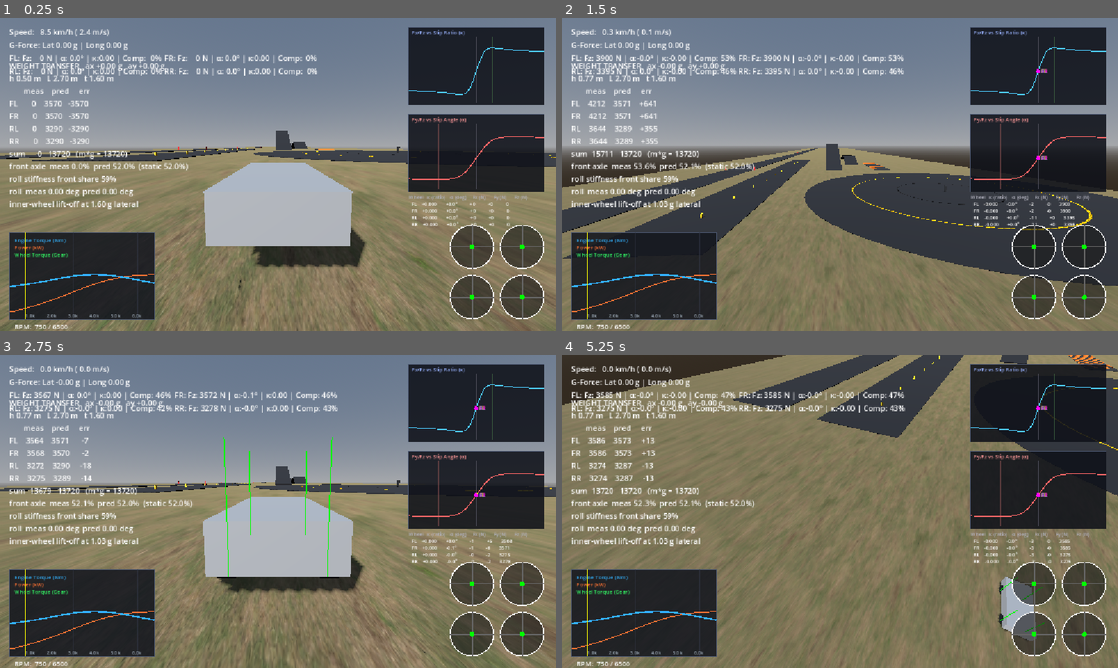
Above: before the commit, frames 1-4 (two rows, left to right).
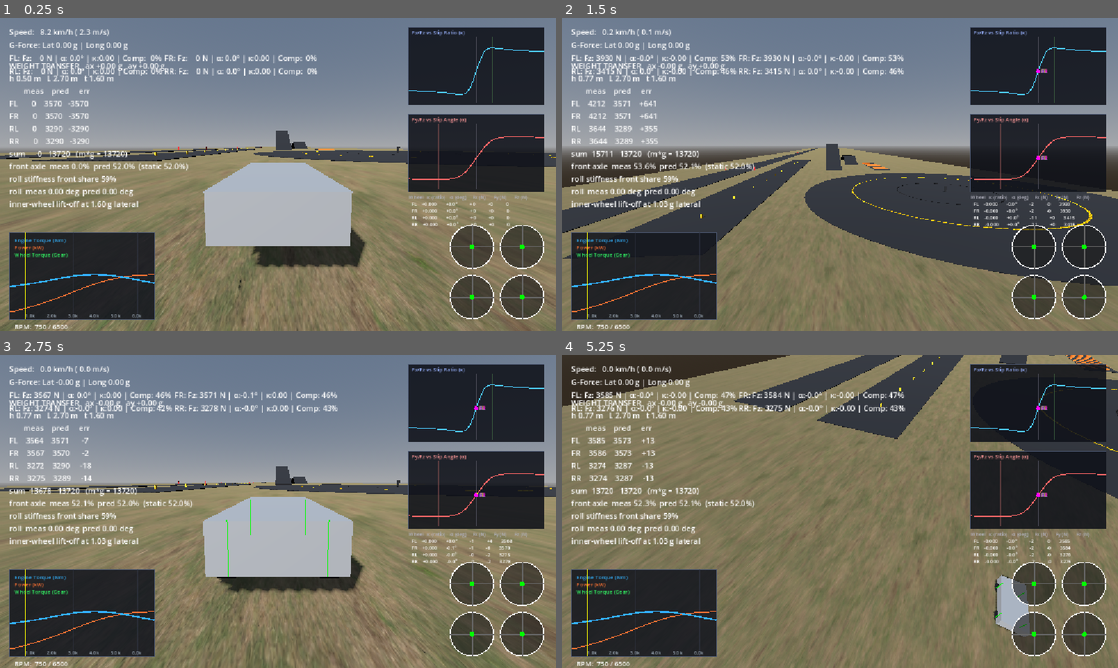
Above: after the commit, the same moments.

Repository: RealAbdurRehman/grounded
Game: Godot game, scene res://scenes/world/world.tscn
Same seed, same stepped clock (60 frames per second), same inputs: the game is played once before the commit and once after it.
Inputs (mouse positions are in pixels of both pictures, inside the frame that each line leads up to):
- Up to frame 1 (0.25 s): no input
- Up to frame 2 (1.5 s): tap Enter at 0.5 s; move the mouse to (867, 174) at 0.52 s; hold E (gear_up) 0.53-1.25 s; hold V (camera_mode) 0.53-1.25 s; click (867, 174) at 0.67 s; tap Shift at 0.8 s; drag from (728, 190) to (812, 237) at 1.27 s
- Up to frame 3 (2.75 s): move the mouse to (333, 442) at 2.02 s; hold D (steer_right) from 2.03 s (still down); hold V (camera_mode) from 2.03 s (still down); click (333, 442) at 2.17 s; tap Shift at 2.3 s
- Up to frame 4 (5.25 s): move the mouse to (834, 517) at 2.77 s; release D (steer_right) at 2.78 s; release V (camera_mode) at 2.78 s; hold E (gear_up) 2.78-3.53 s; tap W (throttle) at 2.85 s; click (834, 517) at 2.92 s; tap V (camera_mode) at 3.05 s; move the mouse to (1006, 558) at 3.52 s; hold A (steer_left) 3.53-4.25 s; hold L (toggle_logging) 3.53-4.25 s; click (1006, 558) at 3.67 s; tap Shift at 3.8 s; drag from (673, 464) to (756, 433) at 4.27 s; move the mouse to (867, 511) at 5.02 s; hold S (brake) from 5.03 s (still down); hold Shift from 5.03 s (still down); click (867, 511) at 5.17 s

The runs differ from the first frame. In frame 1, less than 0.1% of the frame differs, in the area x 8-17%, y 3-6%; in frame 2, 0.5%; in frame 3, 0.2%; in frame 4, 1.6%, in the area x 0-100%, y 0-100%.

Commit message:
Fix camera and debug lines jitter

Diff:
--- a/project.godot
+++ b/project.godot
@@ -90,7 +90,6 @@
 
 common/physics_ticks_per_second=120
 3d/physics_engine="Jolt Physics"
-common/physics_interpolation=true
 
 [rendering]
 
--- a/scripts/camera/camera.gd
+++ b/scripts/camera/camera.gd
@@ -1,6 +1,9 @@
 extends Camera3D
 
-enum CameraMode { FLY, FOLLOW }
+enum CameraMode {
+	FLY,
+	FOLLOW,
+}
 var current_mode: CameraMode = CameraMode.FOLLOW
 
 @export_group("Fly Mode")
@@ -21,12 +24,16 @@
 var _follow_yaw: float = 0.0
 var _follow_pitch: float = 0.0
 
+
 func _ready() -> void:
 	_yaw = rotation.y
 	_pitch = rotation.x
 
-	if current_mode == CameraMode.FOLLOW: Input.mouse_mode = Input.MOUSE_MODE_CAPTURED
-	else: Input.mouse_mode = Input.MOUSE_MODE_VISIBLE
+	if current_mode == CameraMode.FOLLOW:
+		Input.mouse_mode = Input.MOUSE_MODE_CAPTURED
+	else:
+		Input.mouse_mode = Input.MOUSE_MODE_VISIBLE
+
 
 func _unhandled_input(event: InputEvent) -> void:
 	if event.is_action_pressed("camera_mode"):
@@ -36,23 +43,29 @@
 			Input.mouse_mode = Input.MOUSE_MODE_CAPTURED
 			_follow_yaw = 0.0
 			_follow_pitch = 0.0
-		else: Input.mouse_mode = Input.MOUSE_MODE_VISIBLE
+		else:
+			Input.mouse_mode = Input.MOUSE_MODE_VISIBLE
 
 	if current_mode == CameraMode.FLY:
 		if event is InputEventMouseButton:
 			if event.button_index == MOUSE_BUTTON_RIGHT:
-				if event.pressed: Input.mouse_mode = Input.MOUSE_MODE_CAPTURED
-				else: Input.mouse_mode = Input.MOUSE_MODE_VISIBLE
+				if event.pressed:
+					Input.mouse_mode = Input.MOUSE_MODE_CAPTURED
+				else:
+					Input.mouse_mode = Input.MOUSE_MODE_VISIBLE
 
 		if event is InputEventMouseMotion and Input.mouse_mode == Input.MOUSE_MODE_CAPTURED:
 			_yaw -= event.relative.x * mouse_sensitivity
 
 			_pitch -= event.relative.y * mouse_sensitivity
-			_pitch = clamp(_pitch, -PI/2 + 0.01, PI/2 - 0.01)
+			_pitch = clamp(_pitch, -PI / 2 + 0.01, PI / 2 - 0.01)
 
 			rotation = Vector3(_pitch, _yaw, 0)
 	elif current_mode == CameraMode.FOLLOW:
-		if event is InputEventMouseButton and event.pressed and event.button_index == MOUSE_BUTTON_LEFT:
+		if (
+			event is InputEventMouseButton and event.pressed
+			and event.button_index == MOUSE_BUTTON_LEFT
+		):
 			Input.mouse_mode = Input.MOUSE_MODE_CAPTURED
 
 		if event is InputEventMouseMotion and Input.mouse_mode == Input.MOUSE_MODE_CAPTURED:
@@ -64,26 +77,38 @@
 	if event.is_action_pressed("ui_cancel"):
 		Input.mouse_mode = Input.MOUSE_MODE_VISIBLE
 
+
 func _physics_process(delta: float) -> void:
-	if current_mode == CameraMode.FLY: _process_debug_fly(delta)
-	elif current_mode == CameraMode.FOLLOW and is_instance_valid(target_vehicle): _process_follow_car(delta)
+	if current_mode == CameraMode.FLY:
+		_process_debug_fly(delta)
+	elif current_mode == CameraMode.FOLLOW and is_instance_valid(target_vehicle):
+		_process_follow_car(delta)
+
 
 func _process_debug_fly(delta: float) -> void:
 	var direction := Vector3.ZERO
-	if Input.is_key_pressed(KEY_W): direction.z -= 1
-	if Input.is_key_pressed(KEY_S): direction.z += 1
-	if Input.is_key_pressed(KEY_A): direction.x -= 1
-	if Input.is_key_pressed(KEY_D): direction.x += 1
-	if Input.is_key_pressed(KEY_E): direction.y += 1
-	if Input.is_key_pressed(KEY_Q): direction.y -= 1
+	if Input.is_key_pressed(KEY_W):
+		direction.z -= 1
+	if Input.is_key_pressed(KEY_S):
+		direction.z += 1
+	if Input.is_key_pressed(KEY_A):
+		direction.x -= 1
+	if Input.is_key_pressed(KEY_D):
+		direction.x += 1
+	if Input.is_key_pressed(KEY_E):
+		direction.y += 1
+	if Input.is_key_pressed(KEY_Q):
+		direction.y -= 1
 
 	if direction != Vector3.ZERO:
 		direction = direction.normalized()
 
 		var current_speed := base_speed
-		if Input.is_key_pressed(KEY_SHIFT): current_speed *= fast_multiplier
+		if Input.is_key_pressed(KEY_SHIFT):
+			current_speed *= fast_multiplier
 
 		global_position += (global_transform.basis * direction) * current_speed * delta
+
 
 func _process_follow_car(delta: float) -> void:
 	var car_basis := target_vehicle.global_transform.basis
@@ -91,7 +116,11 @@
 	var orbit_basis := yaw_basis.rotated(yaw_basis.x, _follow_pitch)
 
 	var target_position: Vector3 = target_vehicle.global_position + (orbit_basis * follow_offset)
-	var look_target: Vector3 = target_vehicle.global_position + Vector3(0.0, follow_offset.y * 0.5, 0.0)
+	var look_target: Vector3 = target_vehicle.global_position + Vector3(
+		0.0,
+		follow_offset.y * 0.5,
+		0.0,
+	)
 
 	var target_transform := Transform3D().looking_at(look_target - target_position, Vector3.UP)
 	target_transform.origin = target_position
--- a/scripts/debug/draw.gd
+++ b/scripts/debug/draw.gd
@@ -4,63 +4,101 @@
 static var instance: DebugDraw3D
 
 var _lines: Array[Dictionary] = []
+var _lines_tick: int = -1
 
-var _immediate_mesh: ImmediateMesh
+var _mesh: ImmediateMesh
 var _mesh_instance: MeshInstance3D
-
-var _material: StandardMaterial3D
 
 
 func _enter_tree() -> void:
 	instance = self
 
 
+func _exit_tree() -> void:
+	if instance == self:
+		instance = null
+
+
 func _ready() -> void:
-	_immediate_mesh = ImmediateMesh.new()
+	_mesh = ImmediateMesh.new()
+	_mesh_instance = MeshInstance3D.new()
 
-	_mesh_instance = MeshInstance3D.new()
-	_mesh_instance.mesh = _immediate_mesh
-	_mesh_instance.cast_shadow = GeometryInstance3D.SHADOW_CASTING_SETTING_OFF
+	_mesh_instance.mesh = _mesh
+	_mesh_instance.top_level = true
 
-	_material = StandardMaterial3D.new()
-	_material.shading_mode = BaseMaterial3D.SHADING_MODE_UNSHADED
+	var material := StandardMaterial3D.new()
+	material.shading_mode = BaseMaterial3D.SHADING_MODE_UNSHADED
+	material.no_depth_test = true
+	material.vertex_color_use_as_albedo = true
 
-	_material.no_depth_test = true
-	_material.vertex_color_use_as_albedo = true
-
-	_mesh_instance.material_override = _material
-
+	_mesh_instance.material_override = material
 	add_child(_mesh_instance)
 
 
-static func draw_line(from: Vector3, to: Vector3, color: Color = Color.WHITE) -> void:
-	if instance == null:
-		return
-	instance._lines.append({ "from": from, "to": to, "color": color })
+static func draw_line(
+	from: Vector3,
+	to: Vector3,
+	color: Color = Color.WHITE,
+	anchor: Node3D = null,
+) -> void:
+	if instance != null:
+		instance._push(from, to, color, anchor)
 
 
-static func draw_ray(
-	from: Vector3,
-	dir: Vector3,
-	length: float,
+static func draw_vector(
+	origin: Vector3,
+	vector: Vector3,
 	color: Color = Color.WHITE,
+	anchor: Node3D = null,
 ) -> void:
-	if instance == null:
-		return
-	instance._lines.append({ "from": from, "to": from + dir.normalized() * length, "color": color })
+	if instance != null:
+		instance._push(origin, origin + vector, color, anchor)
+
+
+func _push(from: Vector3, to: Vector3, color: Color, anchor: Node3D) -> void:
+	var tick: int = Engine.get_physics_frames()
+	if tick != _lines_tick:
+		_lines.clear()
+		_lines_tick = tick
+
+	if anchor != null:
+		var inverse: Transform3D = anchor.global_transform.affine_inverse()
+		from = inverse * from
+		to = inverse * to
+
+	_lines.append({ "a": from, "b": to, "color": color, "anchor": anchor })
 
 
 func _process(_delta: float) -> void:
-	_immediate_mesh.clear_surfaces()
-	if _lines.is_empty():
+	_mesh.clear_surfaces()
+
+	var points := PackedVector3Array()
+	var colors := PackedColorArray()
+	for line in _lines:
+		var a: Vector3 = line["a"]
+		var b: Vector3 = line["b"]
+
+		var anchor: Node3D = line["anchor"]
+		if anchor != null:
+			if not is_instance_valid(anchor) or not anchor.is_inside_tree():
+				continue
+
+			var xf: Transform3D = anchor.get_global_transform_interpolated()
+			a = xf * a
+			b = xf * b
+
+		points.append(a)
+		points.append(b)
+
+		colors.append(line["color"])
+		colors.append(line["color"])
+
+	if points.is_empty():
 		return
 
-	_immediate_mesh.surface_begin(Mesh.PRIMITIVE_LINES)
-	for line in _lines:
-		_immediate_mesh.surface_set_color(line.color)
-		_immediate_mesh.surface_add_vertex(line.from)
-		_immediate_mesh.surface_add_vertex(line.to)
+	_mesh.surface_begin(Mesh.PRIMITIVE_LINES)
+	for i in range(points.size()):
+		_mesh.surface_set_color(colors[i])
+		_mesh.surface_add_vertex(points[i])
 
-	_immediate_mesh.surface_end()
-
-	_lines.clear()
+	_mesh.surface_end()
--- a/scripts/vehicle/wheel.gd
+++ b/scripts/vehicle/wheel.gd
@@ -226,20 +226,24 @@
 		visual_mesh.rotation.x = -_spin_angle
 		visual_mesh.rotation.y = steer_angle_rad
 
-	DebugDraw3D.draw_line(
+	var debug_scale: float = 1.0 / 3500.0
+	DebugDraw3D.draw_vector(
 		contact_point,
-		contact_point + contact_normal * (normal_load_n / 1500.0),
+		contact_normal * (normal_load_n * debug_scale),
 		Color.GREEN,
-	)
-	DebugDraw3D.draw_line(
+		chassis,
+	)
+	DebugDraw3D.draw_vector(
 		contact_point,
-		contact_point + wheel_right * (lateral_force_n / 1500.0),
+		wheel_right * (lateral_force_n * debug_scale),
 		Color.RED,
-	)
-	DebugDraw3D.draw_line(
+		chassis,
+	)
+	DebugDraw3D.draw_vector(
 		contact_point,
-		contact_point + wheel_forward * (longitudinal_force_n / 1500.0),
+		wheel_forward * (longitudinal_force_n * debug_scale),
 		Color.BLUE,
+		chassis,
 	)
 
 
